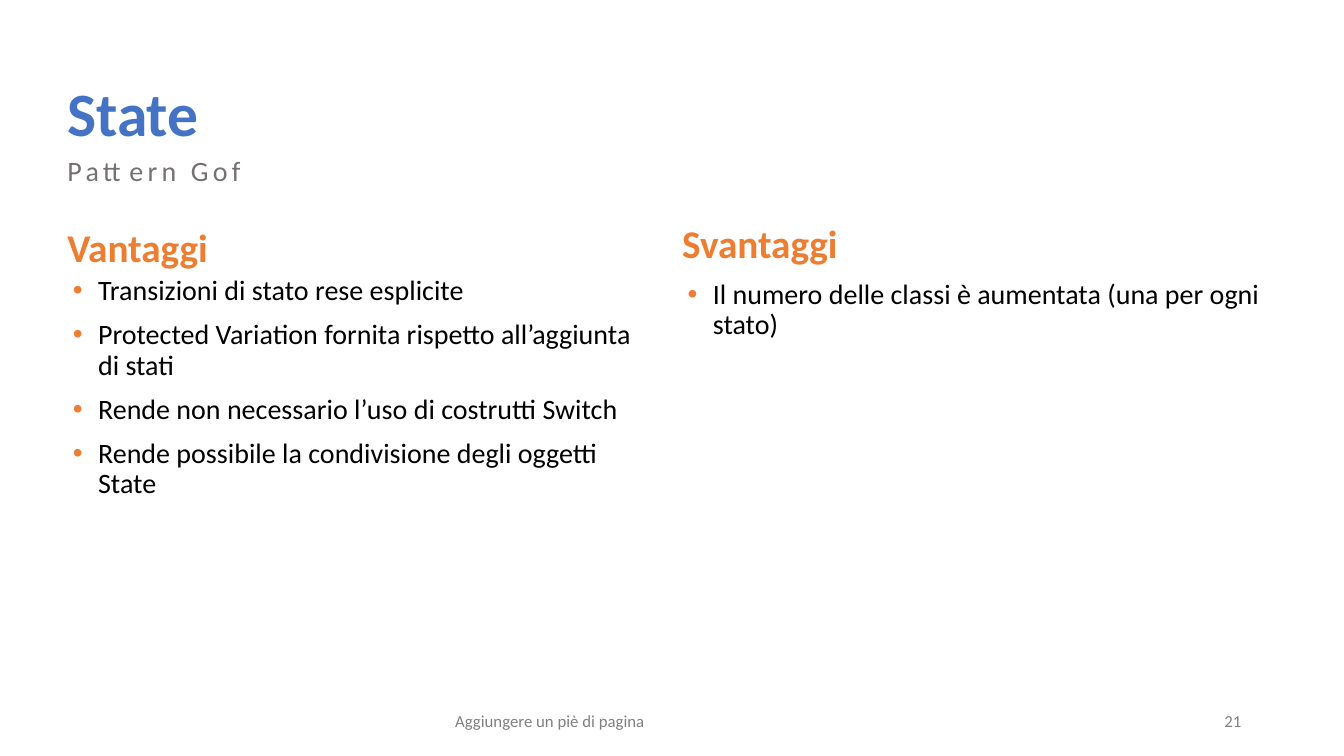
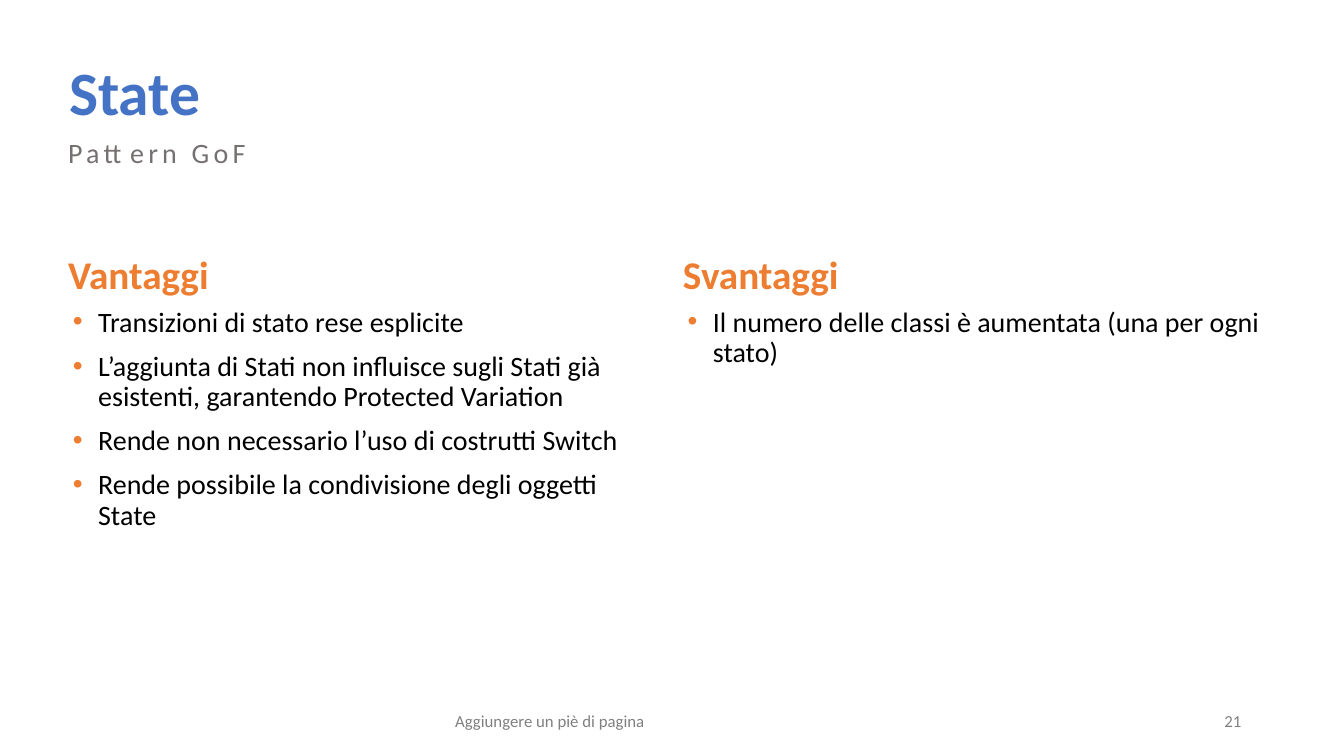
Before and after one commit to salvalai-matteo/EventBookDocumentation, a slide deck: slide 21 of Progetto Ingegneria SW.pptx. Drawn at 1344x756 pixels with LibreOffice and Linux fonts; fonts in the diff are those of the drawing. Boxes give left, top, right and bottom in pixels: in the first picture for what was removed or moved away, otherwise in the second. Text is boxed around its words. In the diff, an @@ line names an element or a change of style, - is before the commit and + after.

```diff
--- a/Progetto Ingegneria SW.pptx
+++ b/Progetto Ingegneria SW.pptx
@@ title "State": place and size @@
-title "State" at [67, 95, 198, 137]
+title "State" at [69, 74, 200, 116]
@@ text at [58, 134, 871, 202]: text changed @@
-Pattern Gof
+Pattern GoF
@@ 3 texts: place and size @@
-3 texts at [67, 230, 838, 494]
+3 texts at [68, 261, 839, 526]
@@ text "Il numero delle classi è ...": place and size @@
-text "Il numero delle classi è ..." at [713, 284, 1259, 338]
+text "Il numero delle classi è ..." at [713, 312, 1259, 366]
@@ text at [98, 356, 601, 411]: text changed @@
-• Protected Variation fornita rispetto all’aggiunta di stati
+• L’aggiunta di Stati non influisce sugli Stati già esistenti, garantendo Protected Variation
```
Also in this commit, not shown: 26 other slides changed, 1 slide added, 4 slides removed.
